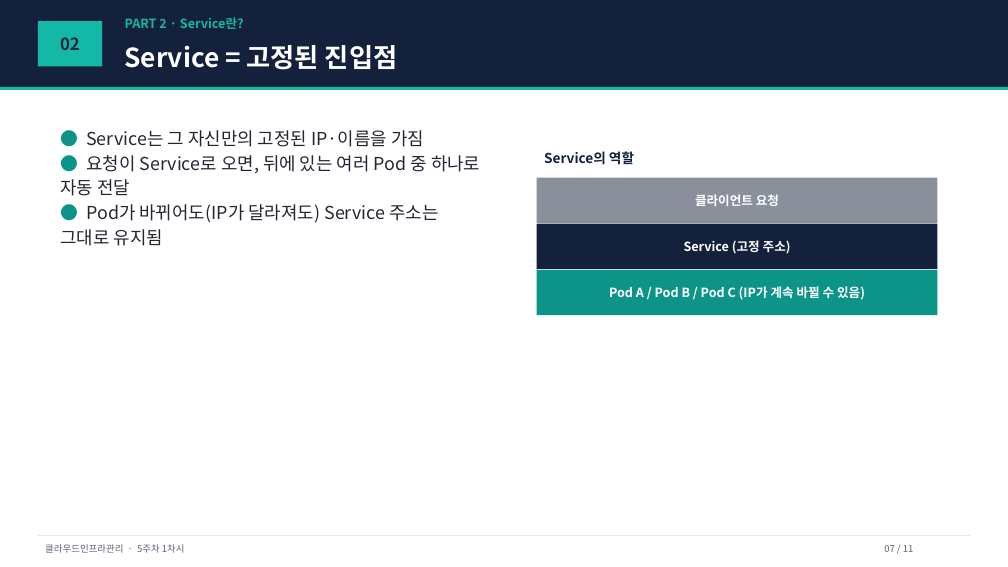
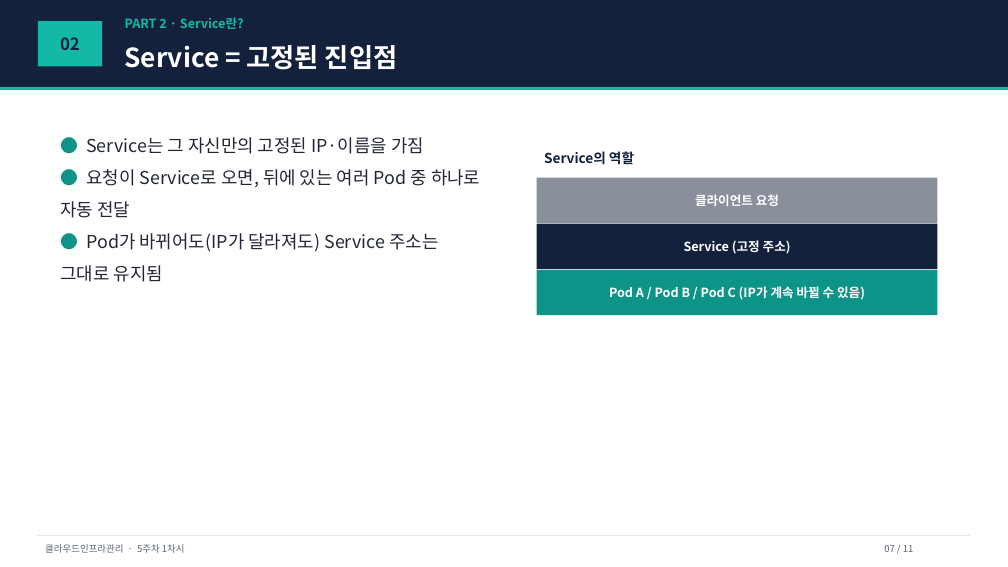
Before and after one commit to gorae-black/class, a slide deck: slide 7 of class/cloud_infra_mgmt/05주차_Kubernetes핵심1/01_강의자료/1차시_Service개념.pptx. Drawn at 1008x567 pixels with LibreOffice and Linux fonts; fonts in the diff are those of the drawing. Boxes give left, top, right and bottom in pixels: in the first picture for what was removed or moved away, otherwise in the second. Text is boxed around its words. In the diff, an @@ line names an element or a change of style, - is before the commit and + after.

Commit message:
fix: 진행순서 화살표 제거, 경고 강조선 색상 일관성 수정, 본문 단락 간격 30% 확대
- 진행순서(스테퍼) 슬라이드: 방향 삼각형 마커 제거. 번호 배지만으로도
  순차 단계 인식에 충분하다는 판단
- 경고성 항목(예: "60분 시간 제한")의 불릿 마커 색과 강조 텍스트 색이
  서로 달라(마커는 앰버, 텍스트는 틸) 일관성이 떨어지던 문제를 수정 —
  이제 마커와 볼드 텍스트 모두 동일한 경고색(빨강 계열, #DC2626) 사용
- 본문 콘텐츠 불릿(content_bullets 계열)의 단락 간격을 1.15 → 1.495로
  30% 확대. "오늘의 학습 목표" 같은 헤더형 불릿은 기존 간격 유지
- 1주차 1~2차시에 강조 볼드 마크업 시범 적용, 전체 40개 pptx 재생성

```diff
--- a/class/cloud_infra_mgmt/05주차_Kubernetes핵심1/01_강의자료/1차시_Service개념.pptx
+++ b/class/cloud_infra_mgmt/05주차_Kubernetes핵심1/01_강의자료/1차시_Service개념.pptx
@@ text "● Service는 그 자신만의 고정된 ..." at (60, 137, 480, 282): line spacing 1.15 to 1.5 @@
```
Also in this commit, not shown: 5 other slides changed, 39 other files.
